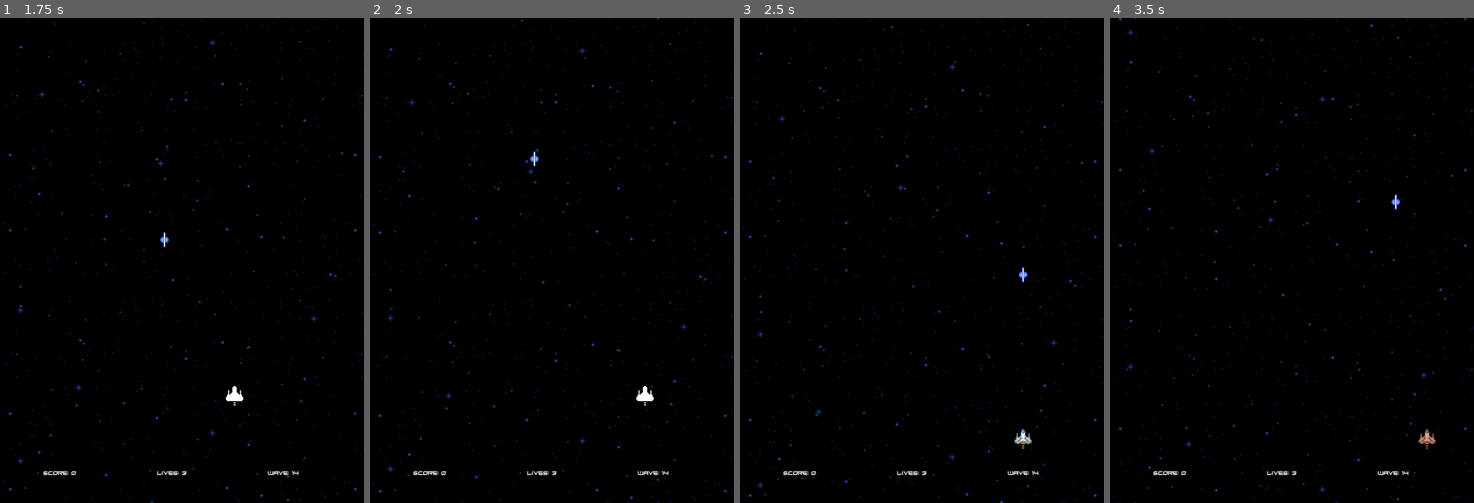
Above: before the commit, frames 1-4 (left to right).
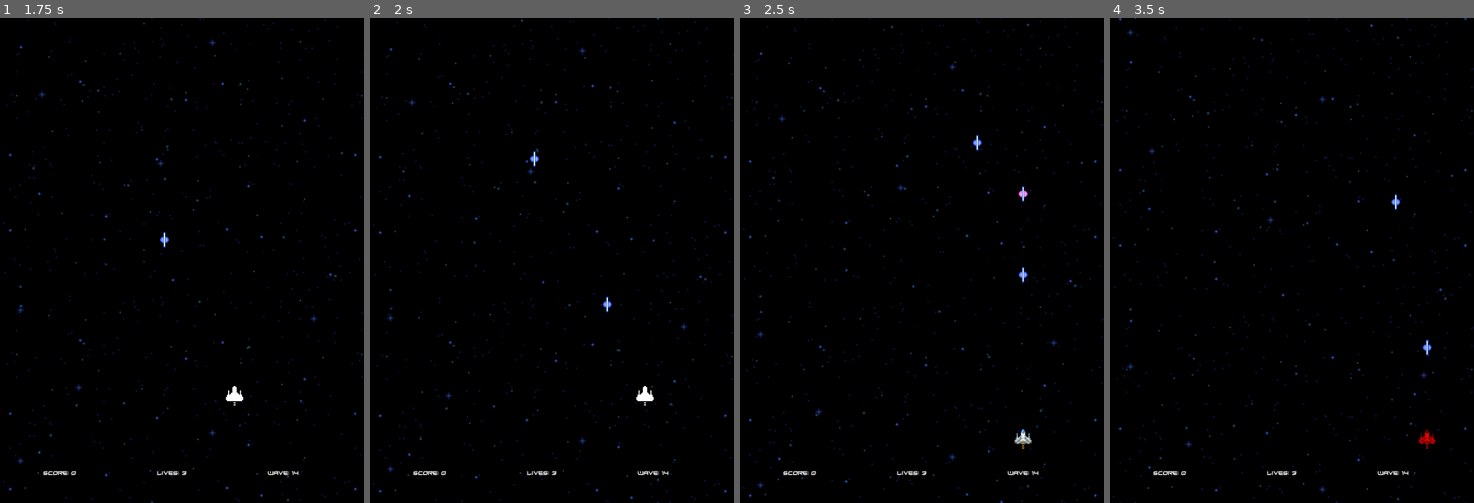
Above: after the commit, the same moments.

Repository: Imacds/ship-project-cs4700
Game: Godot game, scene res://MainMenu.tscn
The game is run twice, just before and just after one commit, with the same random seed, the same clock (stepped at 60 frames per second) and the same inputs.
Inputs:
- Up to frame 1 (1.75 s): click "Just Ship It - Adventure" at 0.5 s; hold D (move_right) from 1.28 s (still down); hold Space (shoot) from 1.28 s (still down)
- Up to frame 2 (2 s): keep holding D (move_right); keep holding Space (shoot)
- Up to frame 3 (2.5 s): release D (move_right) at 2.03 s; release Space (shoot) at 2.03 s; hold S (move_down) from 2.03 s (still down); tap Space (shoot) at 2.1 s
- Up to frame 4 (3.5 s): release S (move_down) at 2.78 s; hold D (move_right) from 2.78 s (still down); hold Space (shoot) from 2.78 s (still down)

Frame 1 is identical in both runs. In frame 2, less than 0.1% of the frame differs, in the area x 64-67%, y 57-61%; in frame 3, less than 0.1%; in frame 4, 0.1%, in the area x 84-90%, y 66-89%.

Commit message:
chg: allow hold-fire btn to shoot, lower fire rate

Diff:
--- a/Ship.gd
+++ b/Ship.gd
@@ -14,7 +14,7 @@
 var charge_counter = 0.0 # duration that the fire button has been held
 var fire_cooldown = 0.0 # time since last fired
 export (float) var time_til_charged = 0.75
-export (float) var time_between_shots = 0.35
+export (float) var time_between_shots = 0.45
 var charged_audio_played = false
 # bullet #
 var bullets_container
@@ -80,12 +80,11 @@
 	if fire_cooldown > 0.0:
 		fire_cooldown -= delta
 
-	if Input.is_action_just_pressed("shoot") and fire_cooldown <= 0:
-		create_bullet()
-		fire_cooldown = time_between_shots
-		charge_counter = 0.0
+	if Input.is_action_pressed("shoot"):
+		if fire_cooldown <= 0:
+			create_bullet()
+			fire_cooldown = time_between_shots
 
-	elif Input.is_action_pressed("shoot"):
 		charge_counter += delta
 		if charge_counter >= time_til_charged and not charged_audio_played and global.isNotGalagaClone:
 			charged_audio_played = true
